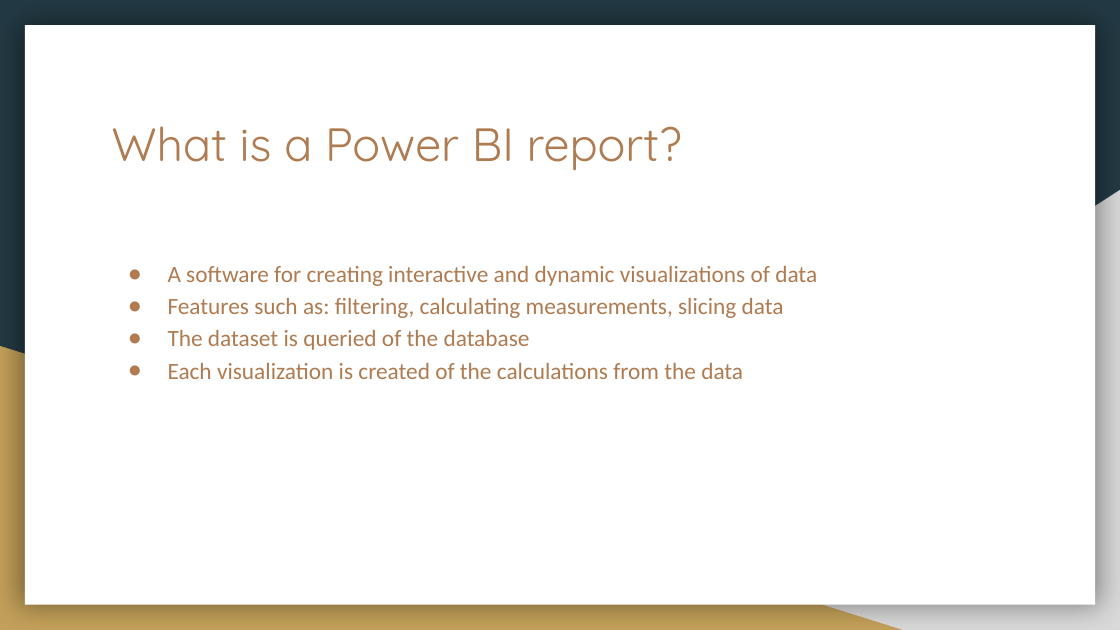
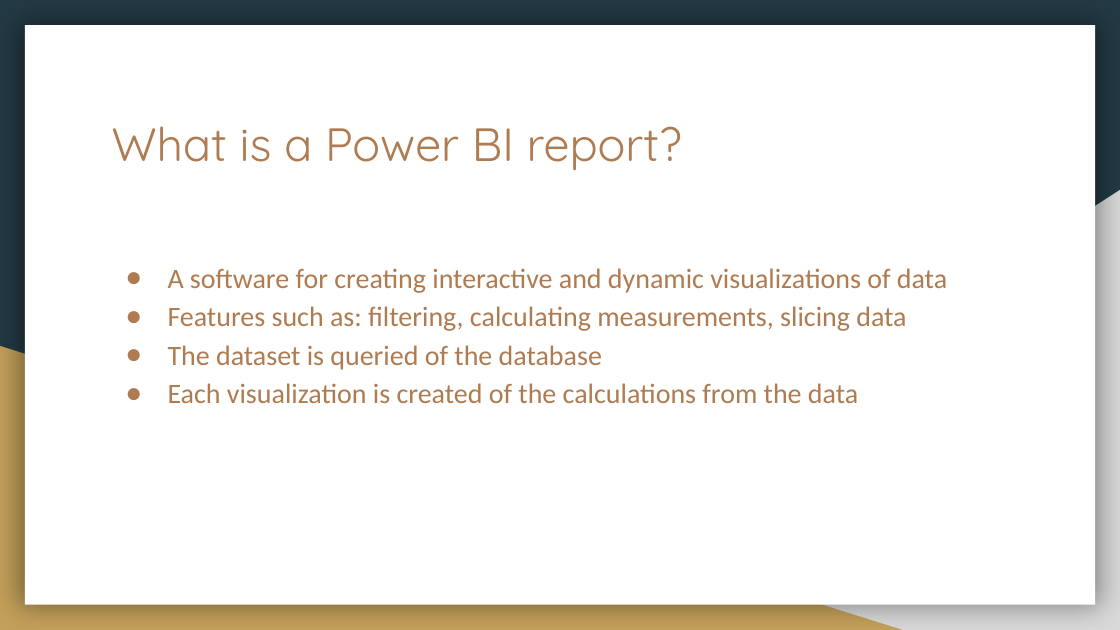
Before and after one commit to theteleton/project, a slide deck: slide 3 of presentation/presentation.pptx. Drawn at 1120x630 pixels with LibreOffice and Linux fonts; fonts in the diff are those of the drawing. Boxes give left, top, right and bottom in pixels: in the first picture for what was removed or moved away, otherwise in the second. Text is boxed around its words. In the diff, an @@ line names an element or a change of style, - is before the commit and + after.

```diff
--- a/presentation/presentation.pptx
+++ b/presentation/presentation.pptx
@@ text "A software for creating interactive ..." at [168,268,947,403]: size 15 to 18 pt; indent changed @@
```
Also in this commit, not shown: 7 other slides changed, 1 slide added.
